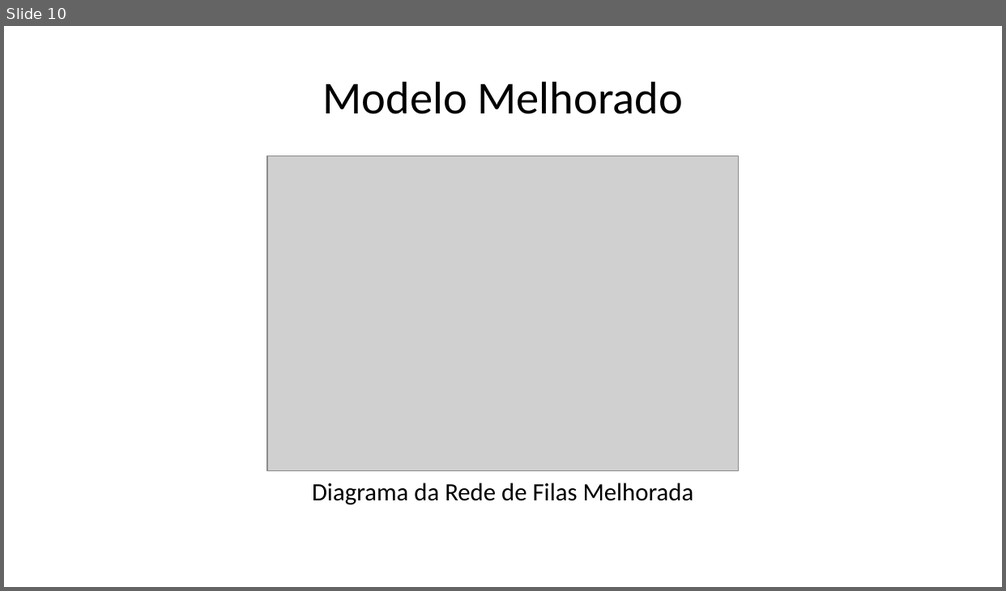
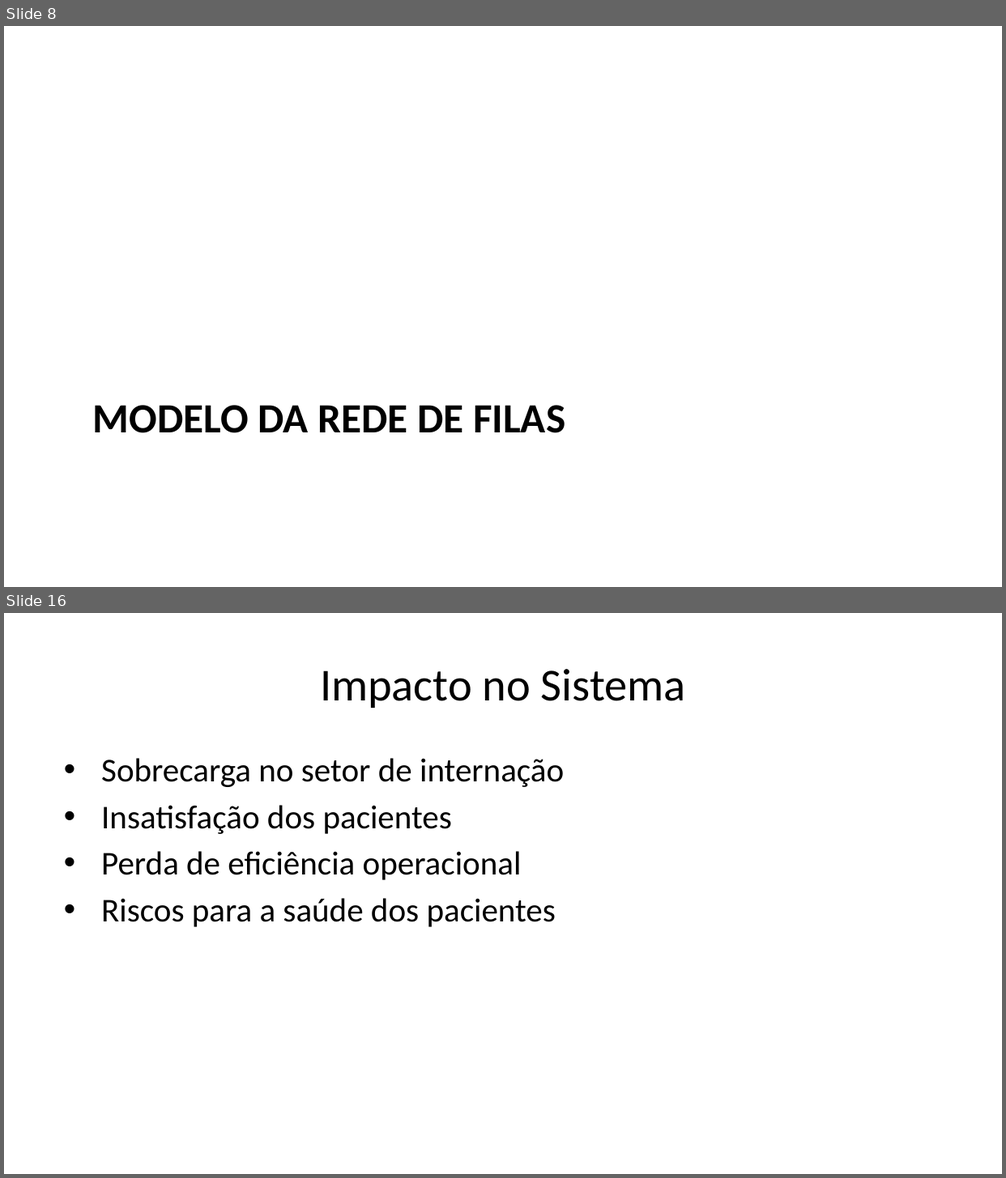
Before and after one commit to bengo501/-T2-Avalia-o-de-Aprendizagem-Simula-o-e-M-todos-Anal-ticos---2025-1, a slide deck: apresentacao_hospital.pptx. Shown one above the other, each under a label of ours: slide 10 before the commit, slides 8 and 16 after it; the slides between them are not shown. The pictures are 1006x591 and 1006x1178 pixels, drawn with LibreOffice and Linux fonts; fonts in the diff are those of the drawing; grey boxes stand for pictures. Boxes give left, top, right and bottom in pixels: in the first picture for what was removed or moved away, otherwise in the second. Text is boxed around its words. In the diff, an @@ line names an element or a change of style, - is before the commit and + after.

```diff
--- a/apresentacao_hospital.pptx
+++ b/apresentacao_hospital.pptx
@@ slide 16 added at [4, 613, 1002, 1174], background #FFFFFF @@
@@ title added at [320, 669, 686, 708], 33 pt, text #000000 @@
+Impacto no Sistema
@@ text added at [101, 758, 564, 927], 24 pt, text #000000 @@
+• Sobrecarga no setor de internação
+• Insatisfação dos pacientes
+• Perda de eficiência operacional
+• Riscos para a saúde dos pacientes
@@ what was slide 10 is now slide 8 @@
@@ slide 8 changed as well @@
@@ title removed at [322, 81, 684, 114] @@
-Modelo Melhorado
@@ picture removed at [267, 156, 739, 471] @@
@@ title at [93, 405, 565, 433]: text changed; size 18 to 30 pt; bold on @@
-Diagrama da Rede de Filas Melhorada
+MODELO DA REDE DE FILAS
```
Also in this commit, not shown: 7 other slides changed, 24 other slides added, 4 slides removed, 13 other files.
